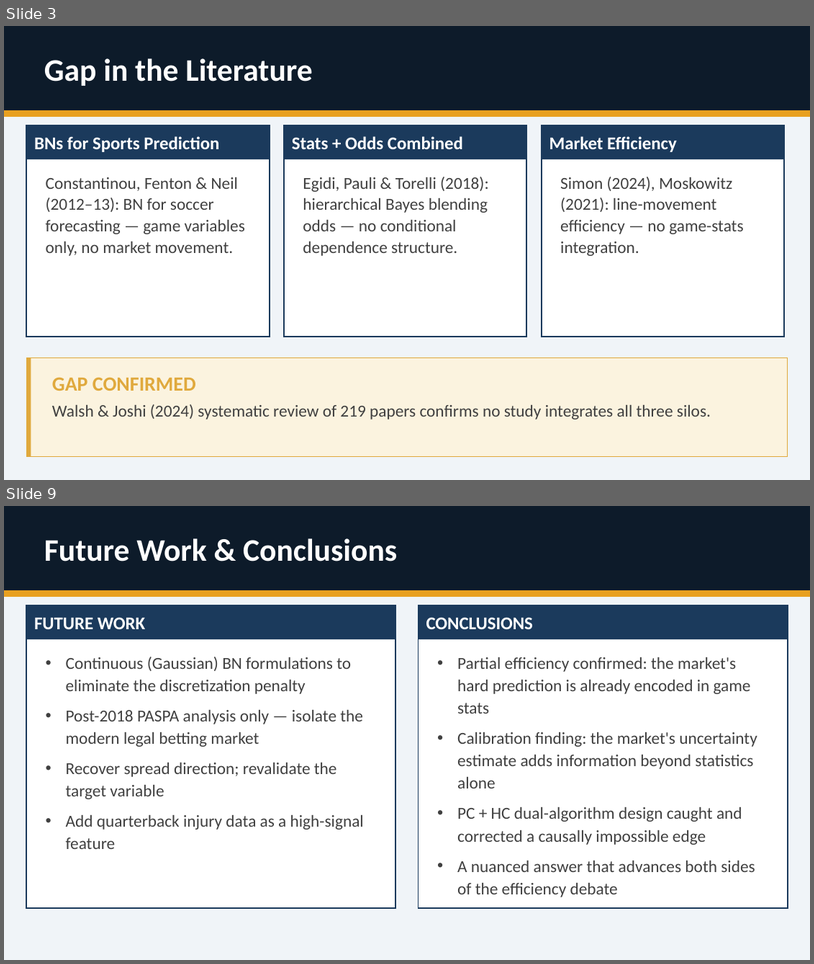
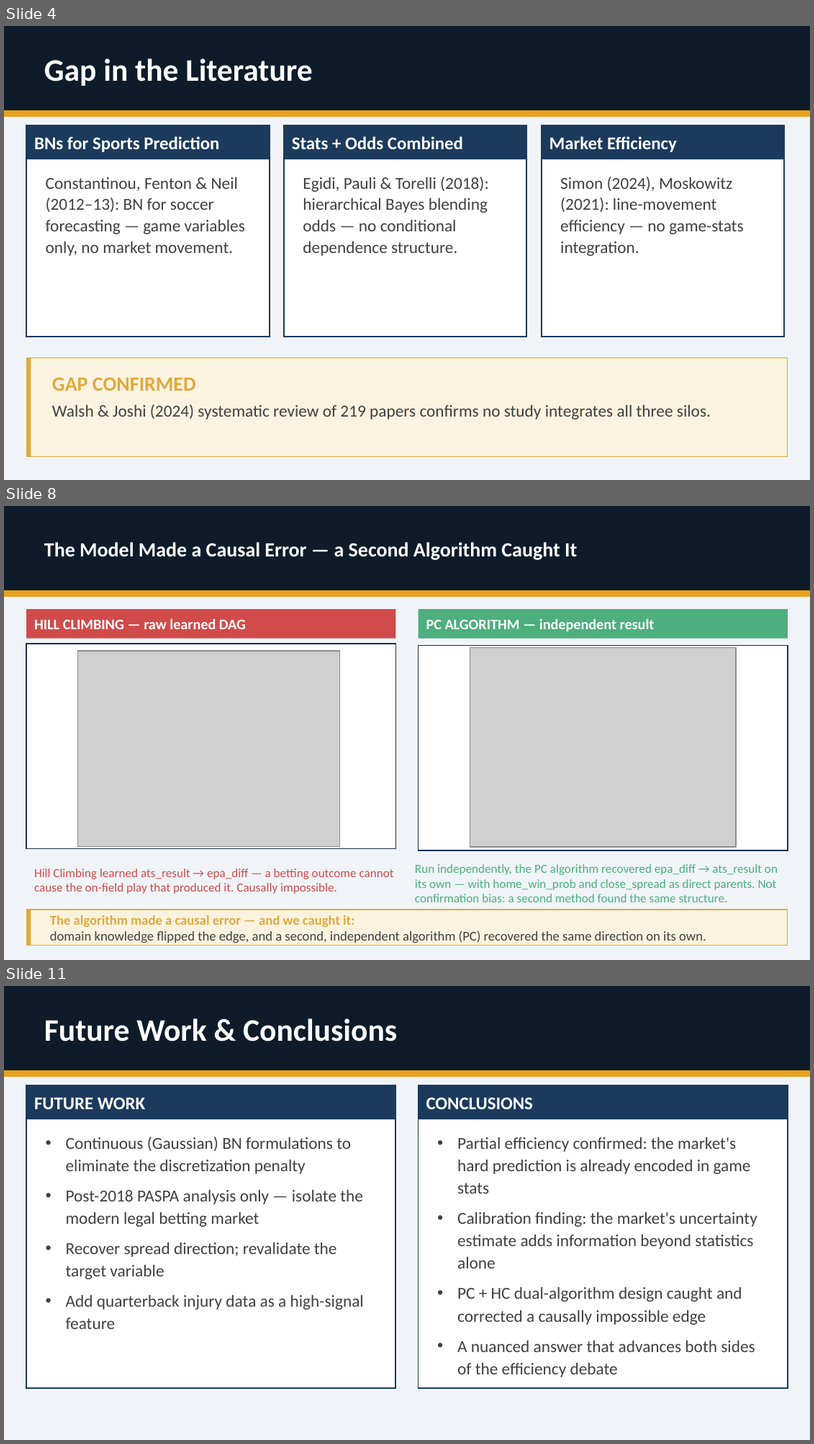
Before and after one commit to lelandweeks/NFL-Bayesian-Network-Market-Signals, a slide deck: docs/final_report/cs610_final_report_presentation.pptx. Shown one above the other, each under a label of ours: slides 3 and 9 before the commit, slides 4, 8 and 11 after it; the slides between them are not shown. The pictures are 814x964 and 814x1444 pixels, drawn with LibreOffice and Linux fonts; fonts in the diff are those of the drawing; grey boxes stand for pictures. Boxes give left, top, right and bottom in pixels: in the first picture for what was removed or moved away, otherwise in the second. Text is boxed around its words. In the diff, an @@ line names an element or a change of style, - is before the commit and + after.

```diff
--- a/docs/final_report/cs610_final_report_presentation.pptx
+++ b/docs/final_report/cs610_final_report_presentation.pptx
@@ slide 8 added at (4,506,810,960), background #F0F4F8 @@
@@ rectangle added at (4,506,810,591), fill #0D1B2A, outline #0D1B2A 1 pt @@
@@ text added at (44,542,577,560), 18 pt, text #FFFFFF, bold @@
+The Model Made a Causal Error — a Second Algorithm Caught It
@@ rectangle added at (4,591,810,596), fill #E8A020, outline #E8A020 1 pt @@
@@ rectangle added at (26,609,396,638), fill #D14B4B, 13 pt, text #FFFFFF, bold @@
+HILL CLIMBING — raw learned DAG
@@ rectangle added at (419,609,788,638), fill #4CAF7D, 13 pt, text #FFFFFF, bold @@
+PC ALGORITHM — independent result
@@ rectangle added at (26,643,396,848), fill #FFFFFF, outline #1E3256 1 pt @@
@@ picture added at (78,650,340,846) @@
@@ rectangle added at (419,646,788,850), fill #FFFFFF, outline #1E3256 1 pt @@
@@ picture added at (470,648,736,847) @@
@@ text added at (34,868,394,893), 11 pt, text #D14B4B @@
+Hill Climbing learned ats_result → epa_diff — a betting outcome cannot cause the on-field play that produced it. Causally impossible.
@@ text added at (415,864,778,902), 11 pt, text #4CAF7D @@
+Run independently, the PC algorithm recovered epa_diff → ats_result on its own — with home_win_prob and close_spread as direct parents. Not confirmation bias: a second method found the same structure.
@@ rectangle added at (26,909,788,944), fill #FBF3DF, outline #E0A93D 0.75 pt @@
@@ rectangle added at (26,909,31,944), fill #E0A93D @@
@@ text added at (50,915,707,942), 12 pt, text #404040 @@
+The algorithm made a causal error — and we caught it:
+domain knowledge flipped the edge, and a second, independent algorithm (PC) recovered the same direction on its own.
@@ what was slide 3 is now slide 4 @@
@@ what was slide 9 is now slide 11 @@
```
Also in this commit, not shown: 5 slides changed, 3 other slides added, 2 slides removed, 3 other files.
